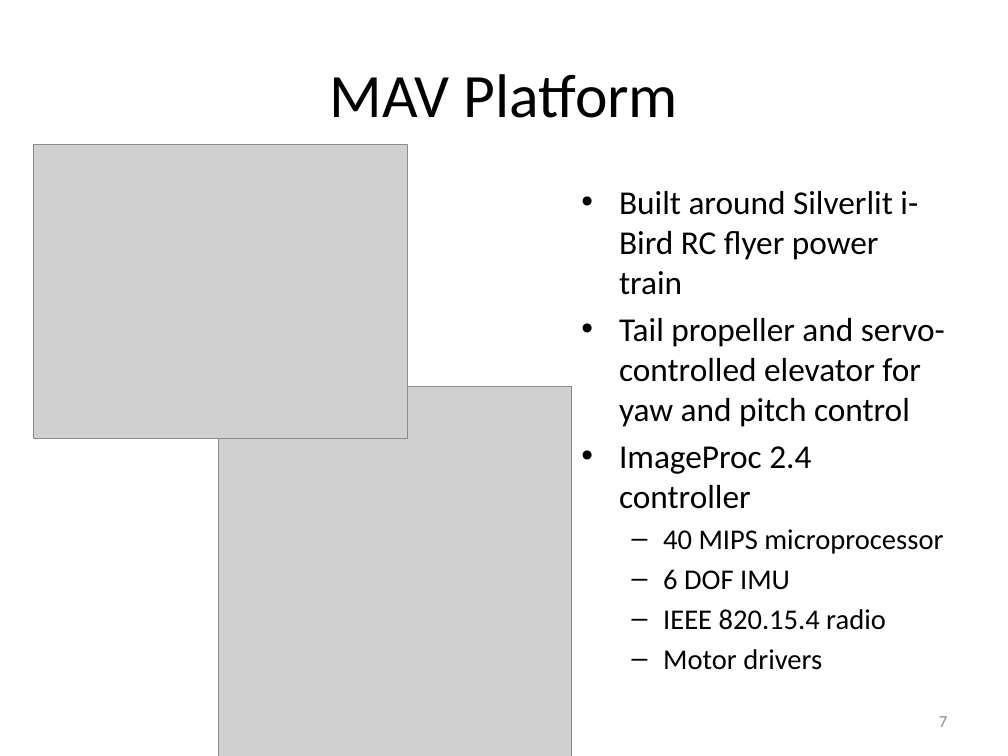
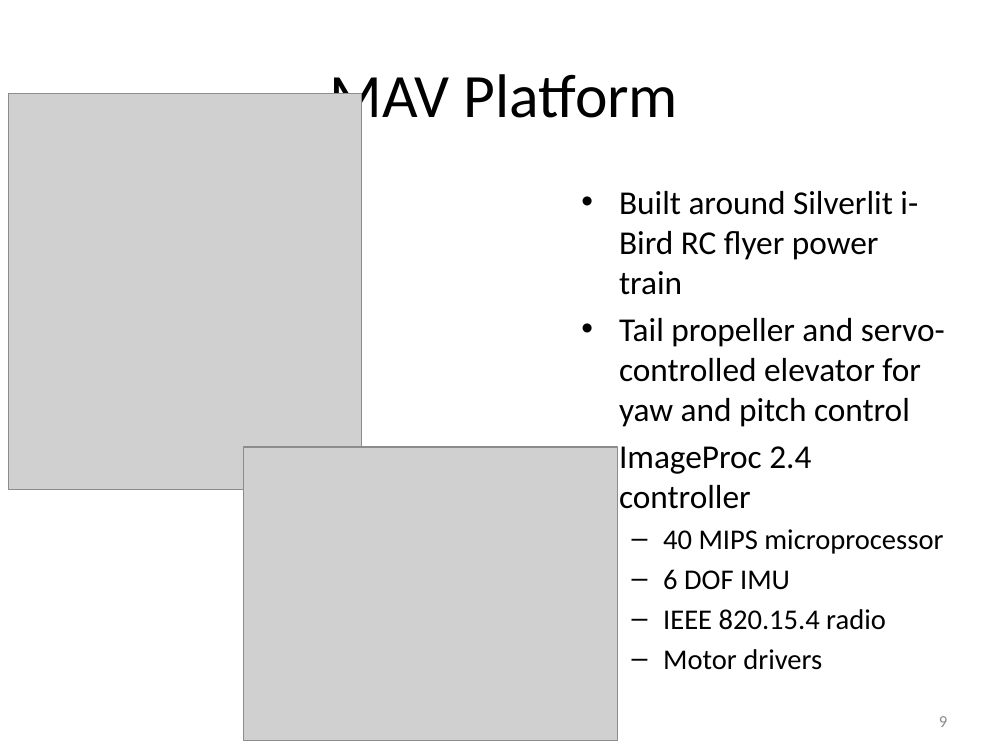
Before and after one commit to ryanjulian/manuscript-aamas2013, a slide deck: slide 9 of presentation/AAMAS_2013.pptx (slide 7 before the commit). Drawn at 1008x756 pixels with LibreOffice and Linux fonts; fonts in the diff are those of the drawing; grey boxes stand for pictures. Boxes give left, top, right and bottom in pixels: in the first picture for what was removed or moved away, otherwise in the second. Text is boxed around its words. In the diff, an @@ line names an element or a change of style, - is before the commit and + after.

```diff
--- a/presentation/AAMAS_2013.pptx
+++ b/presentation/AAMAS_2013.pptx
@@ picture: place and size @@
-picture at <box>219,386,572,756</box>
+picture at <box>8,94,361,490</box>
@@ picture: place and size @@
-picture at <box>33,145,407,439</box>
+picture at <box>244,448,618,742</box>
@@ page number at <box>939,716,947,727</box>: text changed @@
-7
+9
```
Also in this commit, not shown: 8 other slides changed, 8 slides added, 3 other files.
